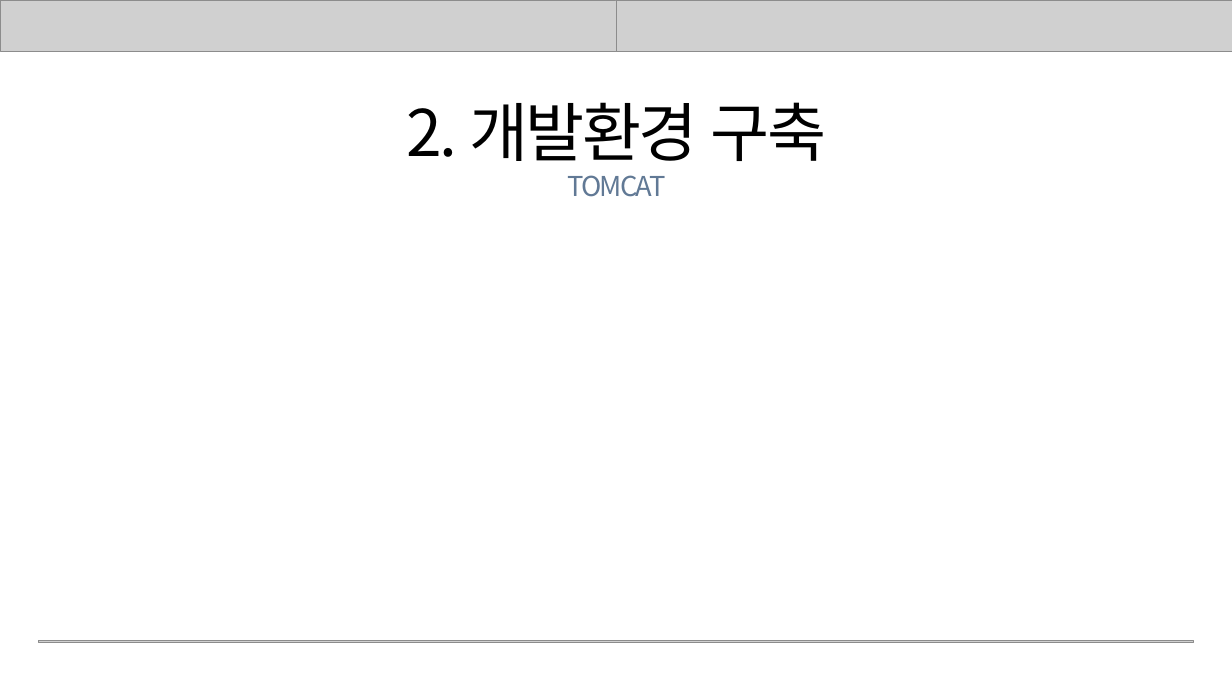
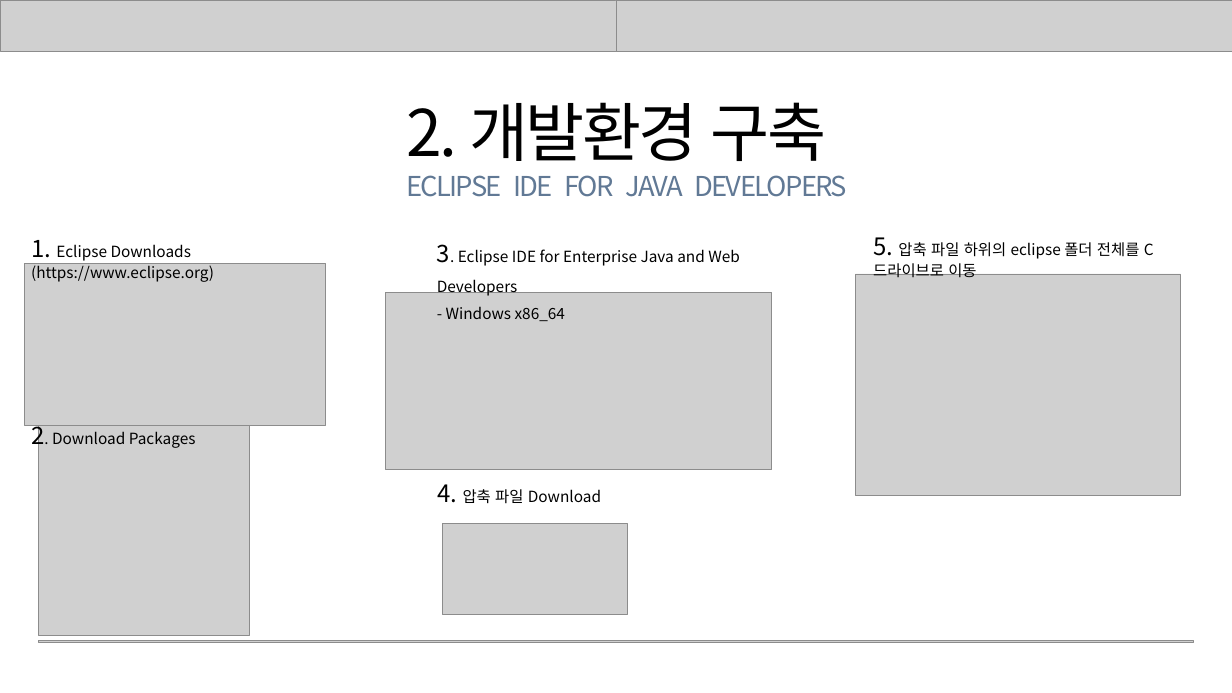
Before and after one commit to rombird/LEELEELIM, a slide deck: slide 12 of 응용SW기초기술활용.pptx (slide 9 before the commit). Drawn at 1232x693 pixels with LibreOffice and Linux fonts; fonts in the diff are those of the drawing; grey boxes stand for pictures. Boxes give left, top, right and bottom in pixels: in the first picture for what was removed or moved away, otherwise in the second. Text is boxed around its words. In the diff, an @@ line names an element or a change of style, - is before the commit and + after.

```diff
--- a/응용SW기초기술활용.pptx
+++ b/응용SW기초기술활용.pptx
@@ text added at [406, 175, 847, 197], 32 pt, text #617995 @@
+ECLIPSE IDE FOR JAVA DEVELOPERS
@@ text removed at [567, 175, 666, 197] @@
-TOMCAT
@@ text added at [873, 237, 1140, 277], 18 pt, text #000000 @@
+5. 압축 파일 하위의 eclipse 폴더 전체를 C드라이브로 이동
@@ picture added at [25, 264, 326, 426] @@
@@ text added at [31, 240, 214, 282], 18 pt, text #000000 @@
+1. Eclipse Downloads (https://www.eclipse.org)
@@ text added at [437, 244, 740, 321], 18 pt, text #000000 @@
+3. Eclipse IDE for Enterprise Java and Web Developers
+- Windows x86_64
@@ picture added at [386, 292, 772, 469] @@
@@ picture added at [856, 274, 1181, 495] @@
@@ text added at [31, 425, 196, 451], 18 pt, text #000000 @@
+2. Download Packages
@@ picture added at [38, 425, 249, 635] @@
@@ text added at [437, 484, 601, 504], 18 pt, text #000000 @@
+4. 압축 파일 Download
@@ picture added at [442, 524, 627, 615] @@
```
Also in this commit, not shown: 13 other slides changed, 9 slides added.
